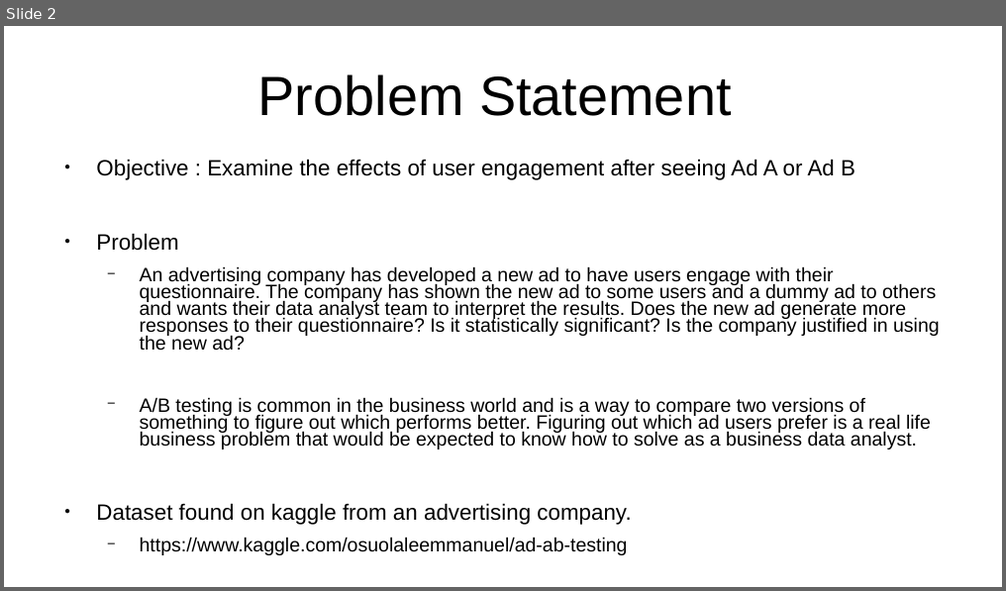
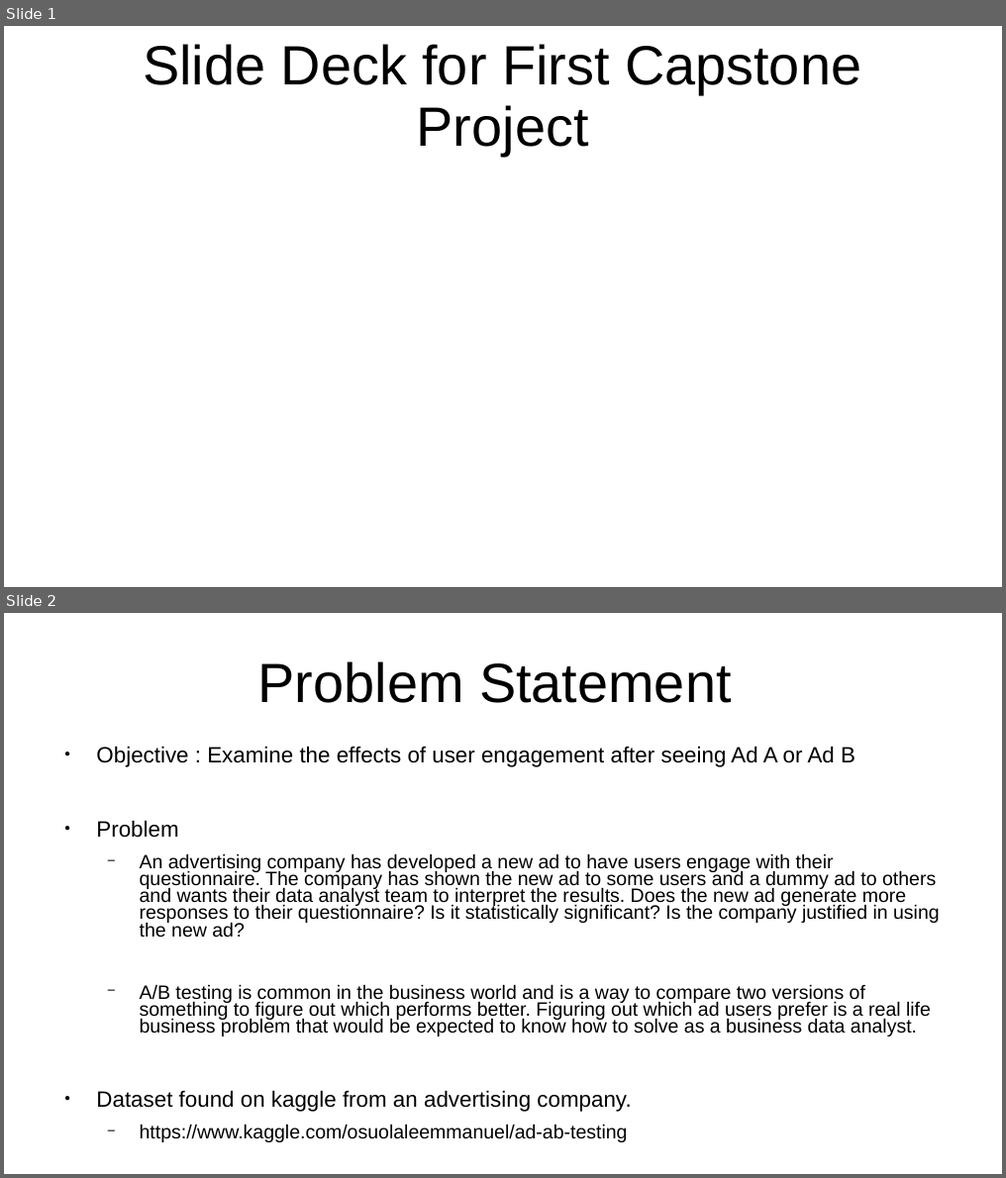
Before and after one commit to CharlesStockman/dataScience, a slide deck: magnimindAcademy/capstone/slide_deck.ppt. Shown one above the other, each under a label of ours: slide 2 before the commit, slides 1 and 2 after it. The pictures are 1006x591 and 1006x1178 pixels, drawn with LibreOffice and Linux fonts; fonts in the diff are those of the drawing. Boxes give left, top, right and bottom in pixels: in the first picture for what was removed or moved away, otherwise in the second. Text is boxed around its words. In the diff, an @@ line names an element or a change of style, - is before the commit and + after.

```diff
--- a/magnimindAcademy/capstone/slide_deck.ppt
+++ b/magnimindAcademy/capstone/slide_deck.ppt
@@ slide 1 added at bbox=[4, 26, 1002, 587], background #FFFFFF @@
@@ title added at bbox=[143, 44, 861, 156], 44 pt, text #000000 @@
+Slide Deck for First Capstone Project
```
Also in this commit, not shown: 1 slide removed.
